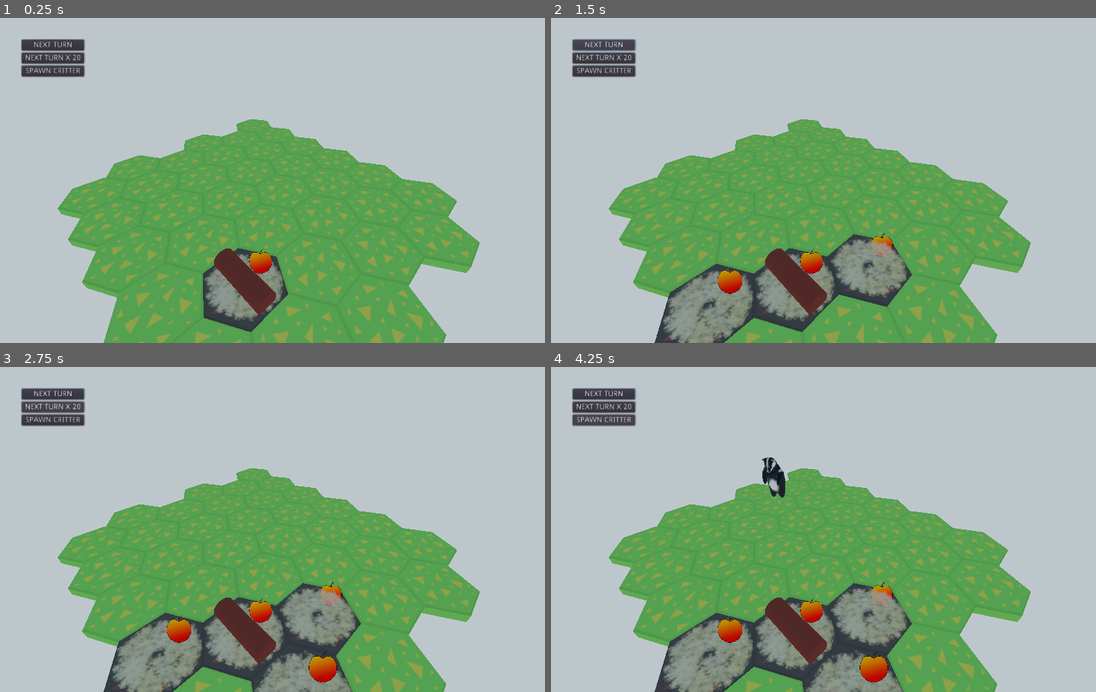
Above: before the commit, frames 1-4 (two rows, left to right).
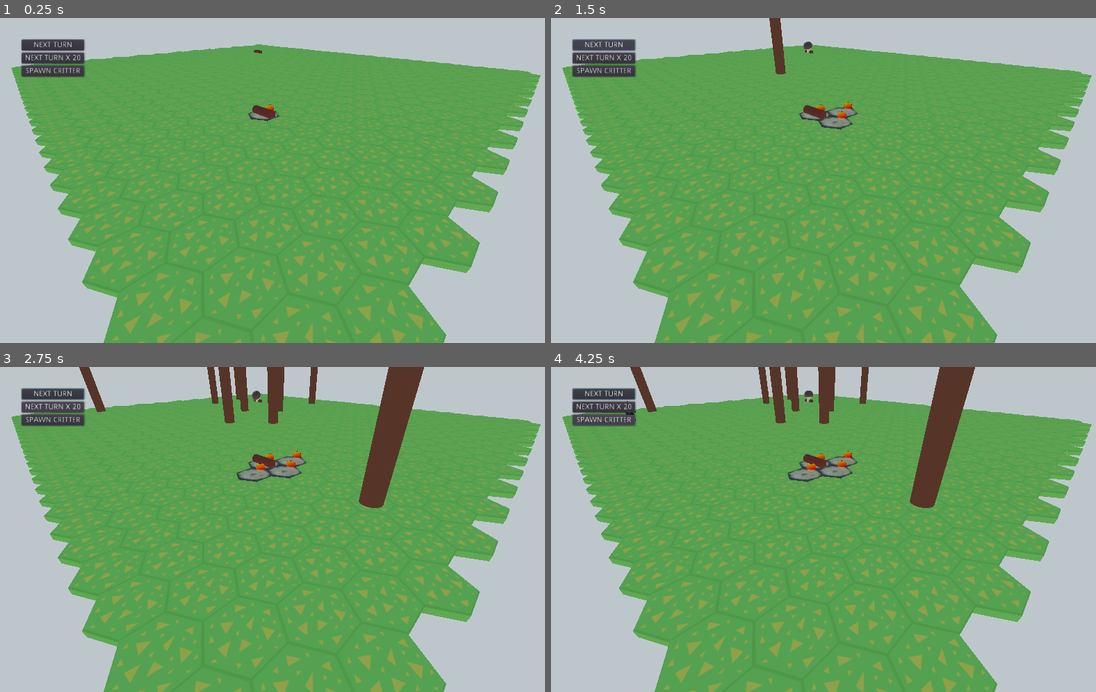
Above: after the commit, the same moments.

Repository: BVenturaDev/UMM
Game: Godot game, scene res://scenes/levels/main_level.tscn
The game is run twice, just before and just after one commit, with the same random seed, the same clock (stepped at 60 frames per second) and the same inputs.
Inputs:
- Up to frame 1 (0.25 s): no input
- Up to frame 2 (1.5 s): click "NEXT TURN" at 0.5 s; click "NEXT TURN" at 1.25 s
- Up to frame 3 (2.75 s): click "NEXT TURN X 20" at 2 s
- Up to frame 4 (4.25 s): click "NEXT TURN X 20" at 2.75 s; click "SPAWN CRITTER" at 3.5 s

The runs differ from the first frame. In frame 1, 32% of the frame differs, in the area x 2-100%, y 8-97%; in frame 2, 38%; in frame 3, 42%; in frame 4, 42%, in the area x 2-100%, y 0-100%.

Commit message:
Fucking trees

Diff:
--- a/scenes/entities/resource_tree.tscn
+++ b/scenes/entities/resource_tree.tscn
@@ -1,6 +1,19 @@
-[gd_scene load_steps=2 format=2]
+[gd_scene load_steps=4 format=2]
 
 [ext_resource path="res://src/entities/resource_tree.gd" type="Script" id=1]
 
+[sub_resource type="CylinderMesh" id=1]
+top_radius = 0.5
+bottom_radius = 0.5
+height = 8.0
+
+[sub_resource type="SpatialMaterial" id=2]
+albedo_color = Color( 0.454902, 0.247059, 0.137255, 1 )
+
 [node name="resource_tree" type="Spatial"]
 script = ExtResource( 1 )
+
+[node name="MeshInstance" type="MeshInstance" parent="."]
+transform = Transform( 1, 0, 0, 0, 1, 0, 0, 0, 1, 0, 3, 0 )
+mesh = SubResource( 1 )
+material/0 = SubResource( 2 )
--- a/scenes/levels/main_level.tscn
+++ b/scenes/levels/main_level.tscn
@@ -1,10 +1,11 @@
-[gd_scene load_steps=17 format=2]
+[gd_scene load_steps=18 format=2]
 
 [ext_resource path="res://scenes/levels/test_grid.tscn" type="PackedScene" id=1]
 [ext_resource path="res://scenes/props/grid.tscn" type="PackedScene" id=2]
 [ext_resource path="res://scenes/entities/fungus.tscn" type="PackedScene" id=3]
 [ext_resource path="res://scenes/entities/control_camera.tscn" type="PackedScene" id=4]
 [ext_resource path="res://src/props/grid_editor.gd" type="Script" id=5]
+[ext_resource path="res://src/entities/ai.gd" type="Script" id=6]
 [ext_resource path="res://src/states/game/player_turn.gd" type="Script" id=7]
 [ext_resource path="res://src/states/game/nature_turn.gd" type="Script" id=8]
 [ext_resource path="res://scenes/world_env.tres" type="Environment" id=9]
@@ -146,6 +147,13 @@
 "nature",
 ] instance=ExtResource( 3 )]
 
+[node name="ai" type="Spatial" parent="." groups=[
+"ai",
+]]
+script = ExtResource( 6 )
+
+[node name="fungus" parent="ai" instance=ExtResource( 3 )]
+
 [connection signal="button_up" from="CanvasLayer/VBoxContainer/next_turn_buttom" to="CanvasLayer/VBoxContainer/next_turn_buttom" method="_on_pressed"]
 [connection signal="button_up" from="CanvasLayer/VBoxContainer/next_turn_20" to="CanvasLayer/VBoxContainer/next_turn_20" method="_on_next_turn_20_button_up"]
 [connection signal="button_up" from="CanvasLayer/VBoxContainer/spawn_critter" to="CanvasLayer/VBoxContainer/spawn_critter" method="_on_pressed"]
--- a/src/entities/fungus.gd
+++ b/src/entities/fungus.gd
@@ -26,6 +26,8 @@
 	tile.owner_fungus = self
 	owned_tiles.append(tile)
 	if my_owner.name == "player":
+		tile.generate_friendly_ui()
+	elif my_owner.name == "ai" and Globals.DEBUG:
 		tile.generate_friendly_ui()
 
 func add_tile(var tile: Object) -> void:
--- a/src/singletons/globals.gd
+++ b/src/singletons/globals.gd
@@ -5,7 +5,7 @@
 const DEBUG_SM: bool = false
 # Map size - *** MUST BE EVEN ***
 
-const MAP_SIZE: int = 6
+const MAP_SIZE: int = 26
 
 
 var grid: Object
--- a/src/states/critter/die.gd
+++ b/src/states/critter/die.gd
@@ -10,7 +10,7 @@
 	var resource_critter = critter.resource_critter_scene.instance()
 
 	get_tree().current_scene.add_child(resource_critter)
-	resource_critter.global_transform.origin = critter.global_transform.origin
+	resource_critter.global_transform.origin = critter.current_tile.resource_pos.global_transform.origin
 
 	if not critter.current_tile.cur_resource:
 		critter.current_tile.cur_resource = resource_critter
--- a/src/states/game/nature_turn.gd
+++ b/src/states/game/nature_turn.gd
@@ -75,6 +75,11 @@
 	var random_tile: Spatial = TilesReferences.get_random_tile_without_entitie()
 	if not is_instance_valid(random_tile):
 		return
+	var tree : Object = tree_scene.instance()
+	get_tree().current_scene.add_child(tree)
+	tree.global_transform.origin = random_tile.resource_pos.global_transform.origin
+	random_tile.cur_resource = tree
+	turns_from_last_tree_spawn = 0
 	trees_alive += 1
 
 func _tree_died() -> void:
Not shown: 3 places in scenes/levels/main_level.tscn that only renumber resources
